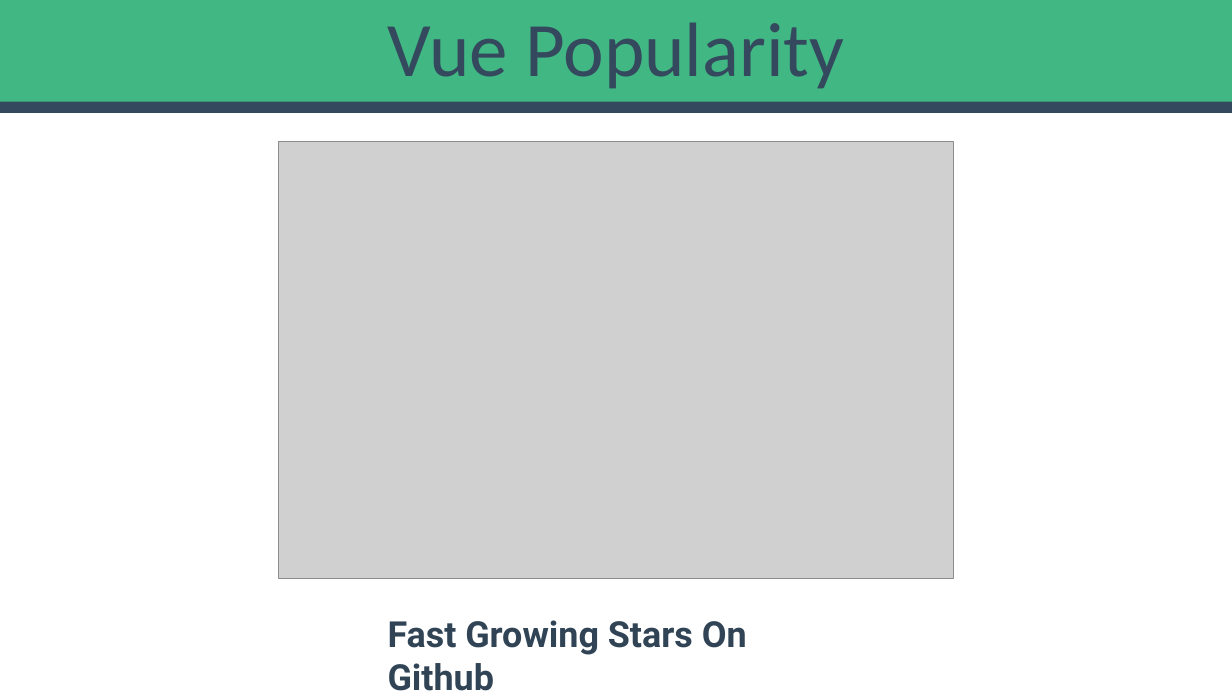
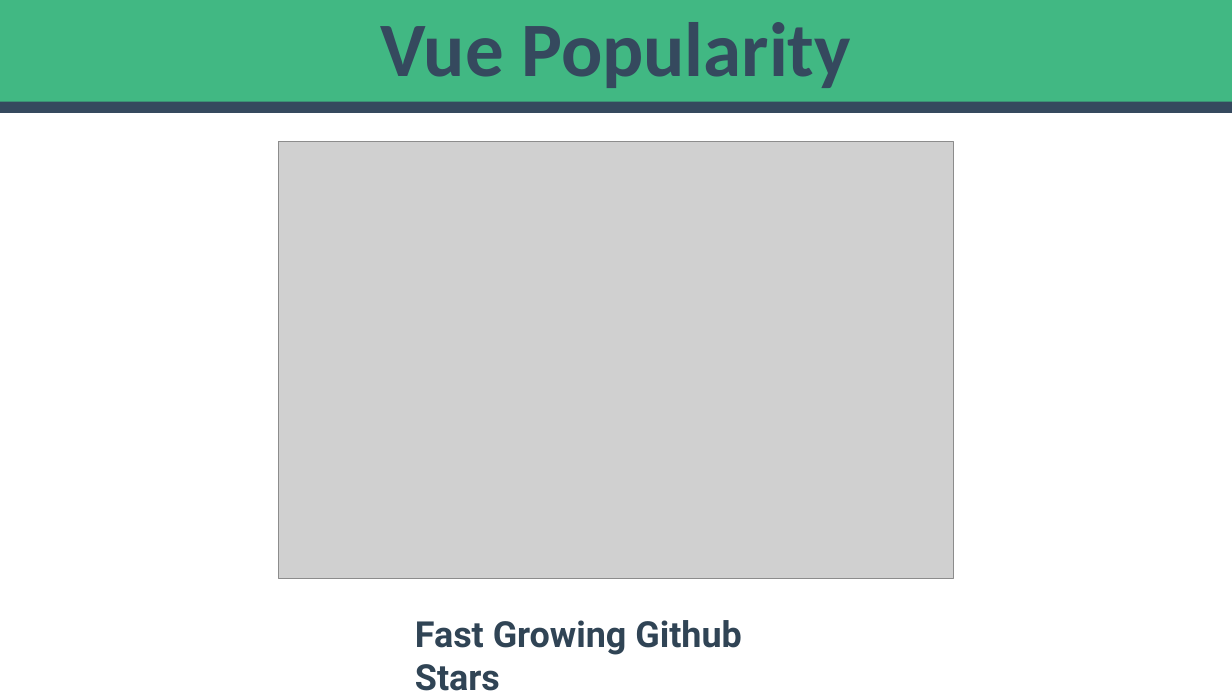
Before and after one commit to myprojectsfile/My-Vue-Course, a slide deck: slide 3 of Presentations/01 - Introduction/01 - What is Vue.js.pptx. Drawn at 1232x693 pixels with LibreOffice and Linux fonts; fonts in the diff are those of the drawing; grey boxes stand for pictures; background and template pictures are left out. Boxes give left, top, right and bottom in pixels: in the first picture for what was removed or moved away, otherwise in the second. Text is boxed around its words. In the diff, an @@ line names an element or a change of style, - is before the commit and + after.

```diff
--- a/Presentations/01 - Introduction/01 - What is Vue.js.pptx
+++ b/Presentations/01 - Introduction/01 - What is Vue.js.pptx
@@ title "Vue Popularity" at [0, 0, 1232, 103]: bold on @@
@@ text at [415, 620, 741, 691]: text changed @@
-Fast Growing Stars On Github
+Fast Growing Github Stars
```
Also in this commit, not shown: 2 other slides changed, 11 other files.
